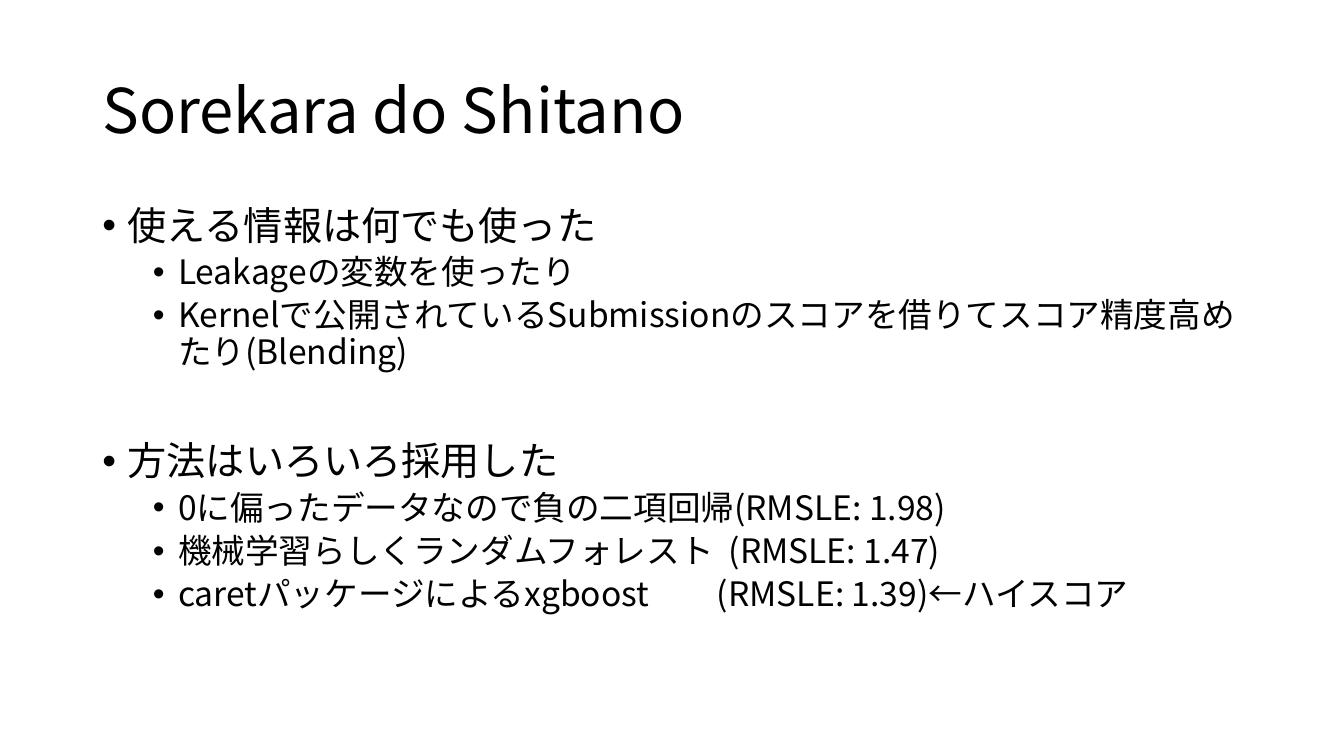
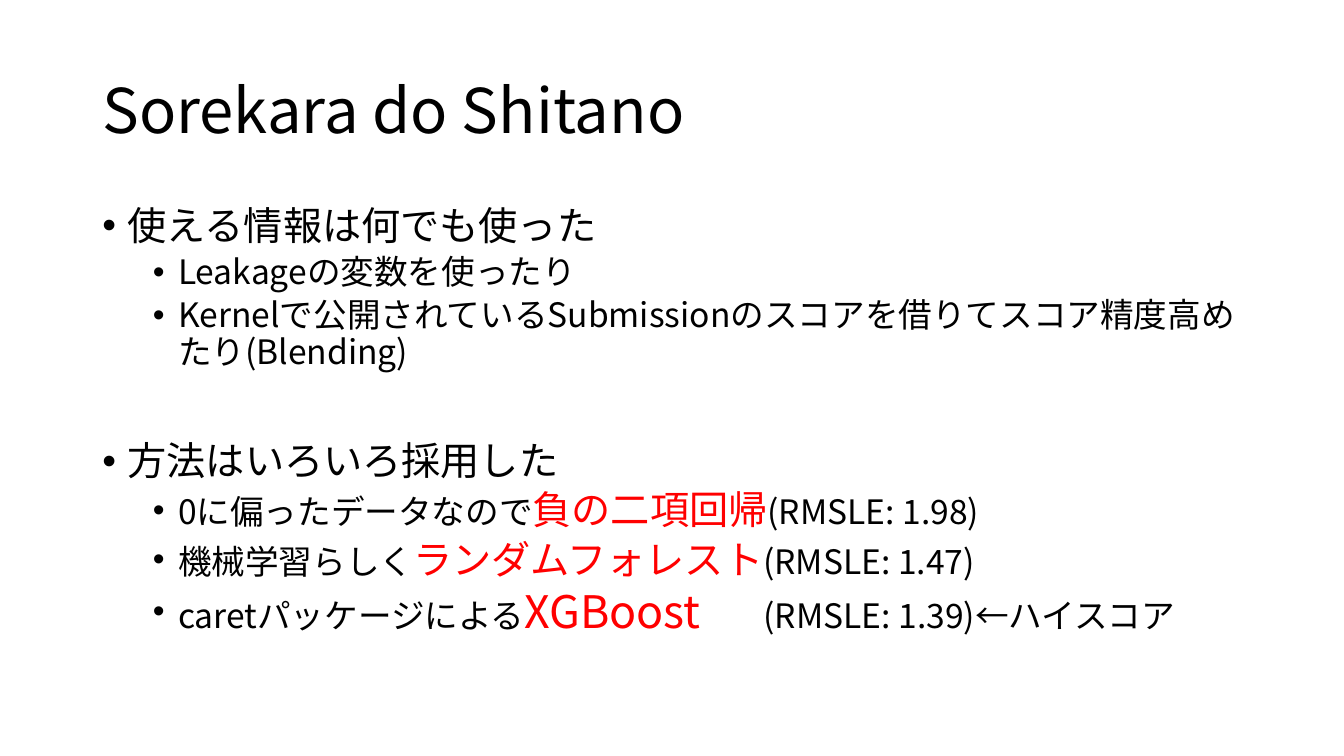
Before and after one commit to 8-u8/Kaggle, a slide deck: slide 19 of Santander/output/caretパッケージを使ったXGBoostのformula型.pptx (slide 21 before the commit). Drawn at 1344x756 pixels with LibreOffice and Linux fonts; fonts in the diff are those of the drawing. Boxes give left, top, right and bottom in pixels: in the first picture for what was removed or moved away, otherwise in the second. Text is boxed around its words. In the diff, an @@ line names an element or a change of style, - is before the commit and + after.

```diff
--- a/Santander/output/caretパッケージを使ったXGBoostのformula型.pptx
+++ b/Santander/output/caretパッケージを使ったXGBoostのformula型.pptx
@@ text at bbox=[768, 496, 979, 531]: size 24 to 28 pt, text colour #000000 to #FF0000 in "0に偏ったデータなので負の二項回帰(RMSLE:" @@
@@ text at bbox=[178, 541, 1176, 635]: text changed @@
-  • 機械学習らしくランダムフォレスト (RMSLE: 1.47)
-  • caretパッケージによるxgboost (RMSLE: 1.39)←ハイスコア
+  • 機械学習らしくランダムフォレスト(RMSLE: 1.47)
+  • caretパッケージによるXGBoost (RMSLE: 1.39)←ハイスコア
```
Also in this commit, not shown: 22 other slides changed, 1 other file.
